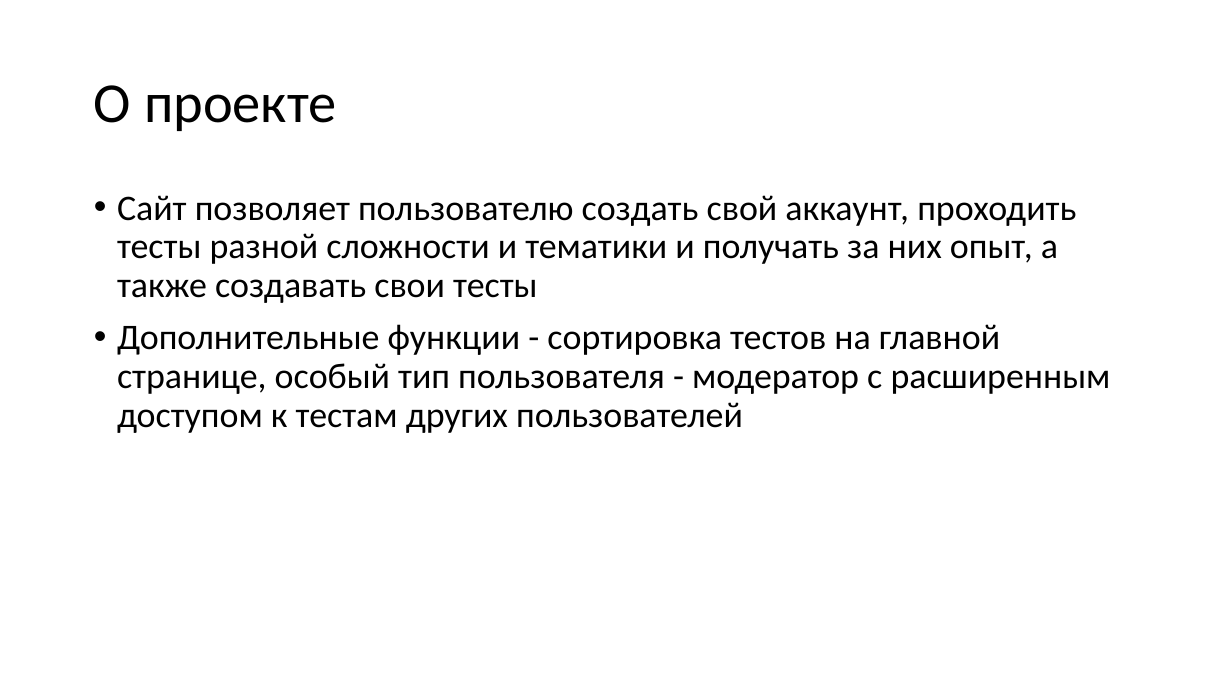
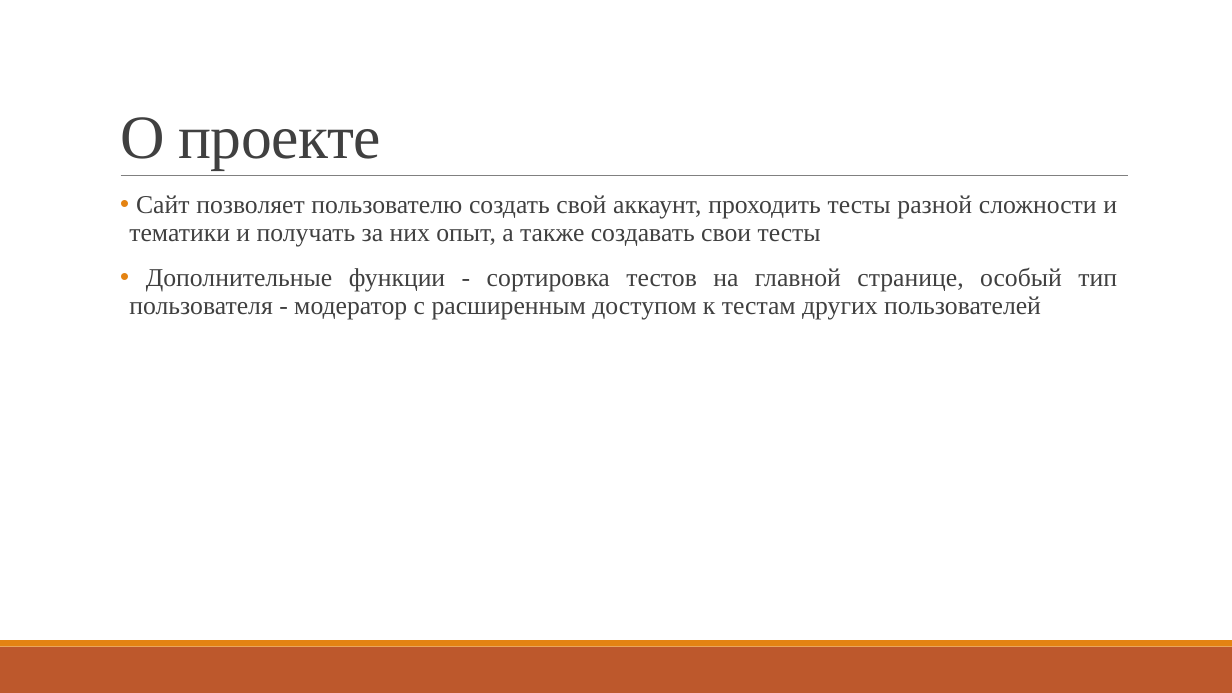
Before and after one commit to Khokholeva/web_project, a slide deck: slide 2 of Презентация веб проекта.pptx. Drawn at 1232x693 pixels with LibreOffice and Linux fonts; fonts in the diff are those of the drawing. Boxes give left, top, right and bottom in pixels: in the first picture for what was removed or moved away, otherwise in the second. Text is boxed around its words. In the diff, an @@ line names an element or a change of style, - is before the commit and + after.

```diff
--- a/Презентация веб проекта.pptx
+++ b/Презентация веб проекта.pptx
@@ title "О проекте": place and size @@
-title "О проекте" at <box>94,85,336,131</box>
+title "О проекте" at <box>120,117,381,169</box>
@@ title "О проекте" at <box>120,117,381,169</box>: size 44 to 48 pt, font Calibri to Times New Roman, text colour #000000 to #404040, letter spacing 0 to -0.5 pt; line spacing 0.9 to 0.85; vertical alignment middle to bottom @@
@@ line added from (121, 176) to (1128, 176), #808080 0.5 pt @@
@@ text "Сайт позволяет пользователю создать свой ...": place and size @@
-text "Сайт позволяет пользователю создать свой ..." at <box>117,195,1111,433</box>
+text "Сайт позволяет пользователю создать свой ..." at <box>129,195,1117,320</box>
@@ text "Сайт позволяет пользователю создать свой ..." at <box>129,195,1117,320</box>: size 28 to 20 pt, font Calibri to Times New Roman, text colour #000000 to #404040; alignment left to justified; indent changed; more space between paragraphs @@
@@ rectangle added at <box>0,647,1232,693</box>, fill #BD582C @@
@@ rectangle added at <box>0,640,1232,647</box>, fill #E48312 @@
```
Also in this commit, not shown: 4 other slides changed.
